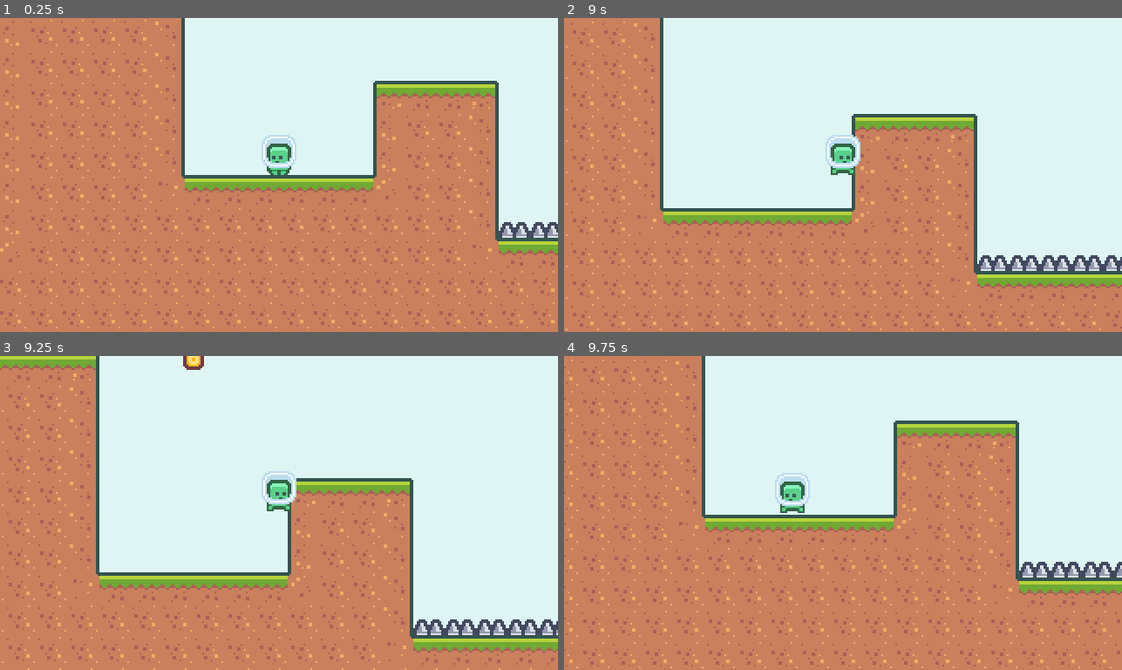
Above: before the commit, frames 1-4 (two rows, left to right).
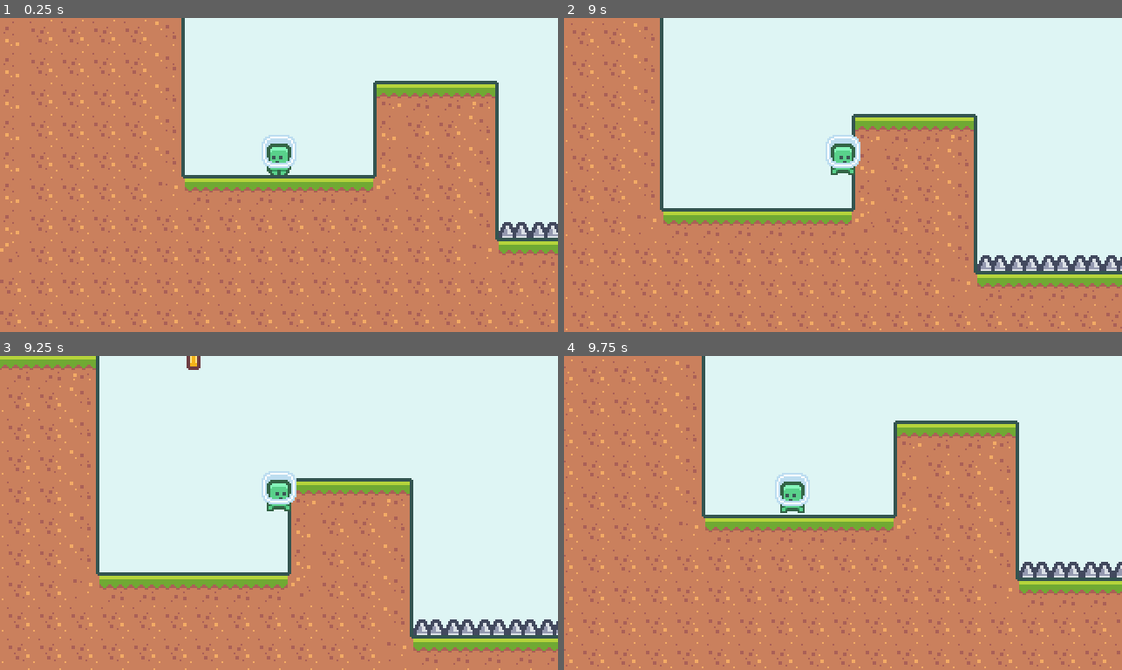
Above: after the commit, the same moments.

Repository: MinSungJe/Godot2DPlatformer
Game: Godot game, scene res://scenes/Main.tscn
Same seed, same stepped clock (60 frames per second), same inputs: the game is played once before the commit and once after it.
Inputs:
- Up to frame 1 (0.25 s): no input
- Up to frame 2 (9 s): tap Enter at 0.5 s; hold D (move_right) 0.53-2.03 s; tap Z (dash) every 0.75 s from 0.6 to 8.85 s; tap W (jump) at 0.77, 1.52, 3.02, 3.77, 4.52, 6.02, 6.77, 7.52 s; hold A (move_left) 2.03-2.78 s; hold D (move_right) 2.78-4.28 s; hold A (move_left) 4.28-5.03 s; hold D (move_right) 5.03-5.78 s; hold A (move_left) 5.78-7.28 s; hold D (move_right) from 7.28 s (still down); tap Space at 8.75 s
- Up to frame 3 (9.25 s): keep holding D (move_right); tap W (jump) at 9.02 s
- Up to frame 4 (9.75 s): release D (move_right) at 9.53 s; hold A (move_left) from 9.53 s (still down); tap Z (dash) at 9.6 s

Frames 1-2 are identical in both runs. In frame 3, 0.1% of the frame differs, in the area x 32-37%, y 0-5%; in frame 4, nothing differs.

Commit message:
Coin을 먹으면 신호발생

Diff:
--- a/scenes/BaseLevel.tscn
+++ b/scenes/BaseLevel.tscn
@@ -6,7 +6,7 @@
 [ext_resource path="res://scenes/Flag.tscn" type="PackedScene" id=4]
 [ext_resource path="res://scripts/BaseLevel.gd" type="Script" id=7]
 
-[node name="BaseLevel" type="Node"]
+[node name="BaseLevel" type="Node" groups=["base_level"]]
 script = ExtResource( 7 )
 
 [node name="TileMap" type="TileMap" parent="."]
--- a/scenes/Coin.tscn
+++ b/scenes/Coin.tscn
@@ -73,7 +73,7 @@
 "speed": 7.0
 } ]
 
-[node name="Coin" type="Node2D"]
+[node name="Coin" type="Node2D" groups=["coin"]]
 script = ExtResource( 3 )
 
 [node name="AnimationPlayer" type="AnimationPlayer" parent="."]
@@ -90,4 +90,5 @@
 
 [node name="AnimatedSprite" type="AnimatedSprite" parent="."]
 frames = SubResource( 1 )
+frame = 1
 playing = true
--- a/scripts/BaseLevel.gd
+++ b/scripts/BaseLevel.gd
@@ -1,12 +1,27 @@
 extends Node
+
+signal coin_total_changed
 
 var playerScene = preload("res://scenes/Player.tscn")
 var spawnPosition = Vector2.ZERO
 var currentPlayerNode = null
+var totalCoins = 0
+var collectedCoins = 0
 
 func _ready():
 	spawnPosition = $Player.global_position
 	register_player($Player)
+
+	coin_total_changed(get_tree().get_nodes_in_group("coin").size())
+
+func coin_collected():
+	collectedCoins += 1
+	emit_signal("coin_total_changed", totalCoins, collectedCoins)
+
+func coin_total_changed(newTotal):
+	totalCoins = newTotal
+	emit_signal("coin_total_changed", totalCoins, collectedCoins)
+
 
 func register_player(player):
 	currentPlayerNode = player
--- a/scripts/Coin.gd
+++ b/scripts/Coin.gd
@@ -8,5 +8,8 @@
 	$AnimationPlayer.play("pickup")
 	call_deferred("disable_pickup")
 
+	var baseLevel = get_tree().get_nodes_in_group("base_level")[0]
+	baseLevel.coin_collected()
+
 func disable_pickup():
 	$Area2D/CollisionShape2D.disabled = true
